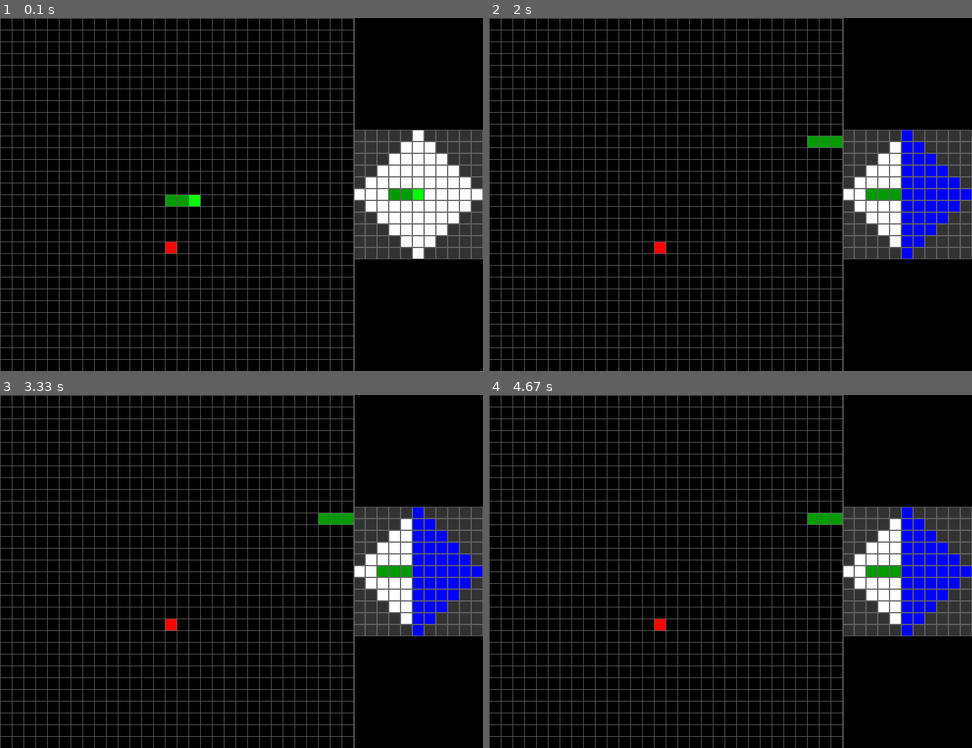
Above: before the commit, frames 1-4 (two rows, left to right).
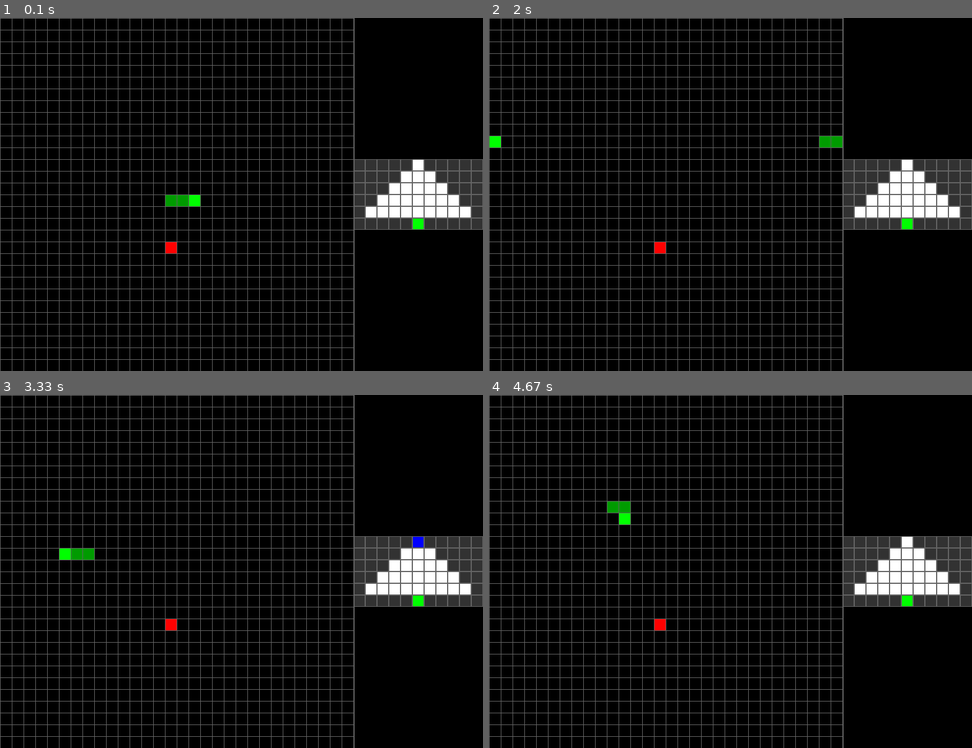
Above: after the commit, the same moments.

Repository: korolaab/RL-Snake-game-with-fog-of-war-mechanic
Game: pygame game, started from snake_fog.py
Two runs of this game, one before a commit and one after it. Both use one fixed random seed, a clock stepped at 60 frames per second and the inputs below.
Inputs:
- Up to frame 1 (0.1 s): no input
- Up to frame 2 (2 s): tap Enter at 0.33 s; hold Right 0.67-1.13 s; hold Up 1.17-1.63 s; hold Right from 1.67 s (still down)
- Up to frame 3 (3.33 s): release Right at 2.13 s; hold Left 2.17-2.7 s; hold Down 2.73-3.03 s; hold Left from 3.07 s (still down)
- Up to frame 4 (4.67 s): release Left at 3.47 s; hold Up 3.5-3.87 s; hold Right 3.9-4.53 s; hold Down from 4.57 s (still down)

The runs differ from the first frame. In frame 1, 7.0% of the frame differs, in the area x 73-100%, y 31-69%; in frame 2, 8.0%; in frame 3, 8.2%; in frame 4, 8.3%, in the area x 24-100%, y 30-69%.

Commit message:
FPV snake

Diff:
--- a/snake_fog.py
+++ b/snake_fog.py
@@ -2,121 +2,176 @@
 import random
 import sys
 
-# Настройки игры
+# --- Настройки игры ---
 CELL_SIZE = 20
 GRID_WIDTH = 30
 GRID_HEIGHT = 30
 GAME_WIDTH = GRID_WIDTH * CELL_SIZE   # 600 пикселей
-GAME_HEIGHT = GRID_HEIGHT * CELL_SIZE  # 600 пикселей
-
+GAME_HEIGHT = GRID_HEIGHT * CELL_SIZE   # 600 пикселей
 FPS = 10
 
-# Настройки видения змеи (манхэттенский радиус 5)
+# --- Настройки окна видения змеи ---
+# Зона видения задаётся по L1-радиусу 5 (т.е. рассматриваем все клетки (dx,dy) с |dx|+|dy| <= 5)
 VISION_RADIUS = 5
-VISION_GRID_SIZE = 2 * VISION_RADIUS + 1  # 11 клеток
-VISION_CELL_SIZE = 20  # размер клетки в окне видения
-VISION_WIDTH = VISION_GRID_SIZE * VISION_CELL_SIZE  # 220 пикселей
-VISION_HEIGHT = VISION_GRID_SIZE * VISION_CELL_SIZE  # 220 пикселей
-
-# Размеры общего окна (игровая область слева + окно видения справа)
-WINDOW_WIDTH = GAME_WIDTH + VISION_WIDTH  # 600 + 220 = 820 пикселей
-WINDOW_HEIGHT = GAME_HEIGHT  # 600 пикселей
-
-# Цвета (RGB)
+# Для отображения вида из головы мы создаём фиксированную сетку:
+VISION_DISPLAY_COLS = 11  # горизонтально: от -5 до +5 относительно оси "вперёд"
+VISION_DISPLAY_ROWS = 6   # вертикально: от -5 до 0 (только вперед); голова будет в позиции (5,5)
+VISION_CELL_SIZE = 20     # размер клетки видения (в пикселях)
+VISION_WIDTH = VISION_DISPLAY_COLS * VISION_CELL_SIZE   # 11*20 = 220 пикселей
+VISION_HEIGHT = VISION_DISPLAY_ROWS * VISION_CELL_SIZE    # 6*20 = 120 пикселей
+
+# --- Общие размеры окна ---
+WINDOW_WIDTH = GAME_WIDTH + VISION_WIDTH   # 600 + 220 = 820 пикселей
+WINDOW_HEIGHT = GAME_HEIGHT                # 600 пикселей
+
+# --- Цвета (RGB) ---
 WHITE     = (255, 255, 255)
 BLACK     = (0, 0, 0)
-GREEN     = (0, 255, 0)
-DARKGREEN = (0, 155, 0)
+GREEN     = (0, 255, 0)    # Голова змейки
+DARKGREEN = (0, 155, 0)    # Тело змейки
 RED       = (255, 0, 0)
-BLUE      = (0, 0, 255)      # Для отображения столкновения с границей
+BLUE      = (0, 0, 255)    # Граница поля
 GRAY      = (100, 100, 100)
 DARKGRAY  = (50, 50, 50)
 
 pygame.init()
 screen = pygame.display.set_mode((WINDOW_WIDTH, WINDOW_HEIGHT))
-pygame.display.set_caption("Snake + Вид змеи (граница = смерть)")
+pygame.display.set_caption("Snake + Вид из головы")
 clock = pygame.time.Clock()
 
+# --- Вспомогательная функция для генерации еды ---
 def random_food_position(snake):
     while True:
         pos = (random.randint(0, GRID_WIDTH - 1), random.randint(0, GRID_HEIGHT - 1))
         if pos not in snake:
             return pos
 
+# --- Отрисовка игровой области (левая часть окна) ---
 def draw_game_area(snake, food):
-    # Игровая область (левая часть окна)
+    # Заливаем фон игрового поля
     game_rect = pygame.Rect(0, 0, GAME_WIDTH, GAME_HEIGHT)
     pygame.draw.rect(screen, BLACK, game_rect)
 
-    # Отрисовка еды (если еда находится в пределах поля)
-    if 0 <= food[0] < GRID_WIDTH and 0 <= food[1] < GRID_HEIGHT:
-        food_rect = pygame.Rect(food[0] * CELL_SIZE, food[1] * CELL_SIZE, CELL_SIZE, CELL_SIZE)
-        pygame.draw.rect(screen, RED, food_rect)
-
-    # Отрисовка змейки
+    # Рисуем еду
+    food_rect = pygame.Rect(food[0] * CELL_SIZE, food[1] * CELL_SIZE, CELL_SIZE, CELL_SIZE)
+    pygame.draw.rect(screen, RED, food_rect)
+
+    # Рисуем змейку (голова выделена ярким зелёным цветом)
     for i, cell in enumerate(snake):
         x, y = cell
         rect = pygame.Rect(x * CELL_SIZE, y * CELL_SIZE, CELL_SIZE, CELL_SIZE)
         color = GREEN if i == 0 else DARKGREEN
         pygame.draw.rect(screen, color, rect)
 
-    # Рисуем сетку для удобства
+    # Рисуем сетку
     for x in range(0, GAME_WIDTH, CELL_SIZE):
         pygame.draw.line(screen, GRAY, (x, 0), (x, GAME_HEIGHT))
     for y in range(0, GAME_HEIGHT, CELL_SIZE):
         pygame.draw.line(screen, GRAY, (0, y), (GAME_WIDTH, y))
 
-def draw_vision_area(snake, food):
-    # Окно видения (правая часть окна)
-    vision_x_offset = GAME_WIDTH  # начало правой части
-    vision_y_offset = (GAME_HEIGHT - VISION_HEIGHT) // 2  # выравнивание по центру по вертикали
-
-    # Заполняем область видения базовым фоном (темно-серым)
-    vision_area_rect = pygame.Rect(vision_x_offset, vision_y_offset, VISION_WIDTH, VISION_HEIGHT)
-    pygame.draw.rect(screen, DARKGRAY, vision_area_rect)
-
-    # Получаем координаты головы змейки
+# --- Отрисовка окна видения змеи (правая часть окна) ---
+def draw_vision_area(snake, food, direction):
+    # Будем отображать только те клетки из множества { (dx,dy) : |dx|+|dy| <= 5 },
+    # которые находятся «впереди» головы. Чтобы показать вид из головы, выполняем поворот
+    # так, чтобы направление движения змейки оказалось направлено вверх.
+    #
+    # В итоговой (вращённой) системе координат:
+    #   – Голова (0,0) будет отображаться в фиксированной позиции: (5,5) в сетке 11×6.
+    #   – Видимыми считаются клетки, у которых r_y < 0 (т.е. они расположены впереди головы),
+    #     а сама голова (0,0) всегда видна.
+    #
+    # Определим функцию поворота (на 90° кратно) в зависимости от направления движения:
+    if direction == (0, -1):  # вверх – без поворота
+        def rotate(dx, dy):
+            return (dx, dy)
+    elif direction == (1, 0):  # вправо – повернуть на 90° по часовой стрелке: (dx,dy) -> (dy, -dx)
+        def rotate(dx, dy):
+            return (dy, -dx)
+    elif direction == (0, 1):  # вниз – повернуть на 180°: (dx,dy) -> (-dx, -dy)
+        def rotate(dx, dy):
+            return (-dx, -dy)
+    elif direction == (-1, 0):  # влево – повернуть на 90° против часовой стрелки: (dx,dy) -> (-dy, dx)
+        def rotate(dx, dy):
+            return (-dy, dx)
+    else:
+        def rotate(dx, dy):
+            return (dx, dy)
+
     head_x, head_y = snake[0]
-
-    # Отрисовываем сетку видения (11x11 клеток)
-    for i in range(VISION_GRID_SIZE):
-        for j in range(VISION_GRID_SIZE):
-            dx = i - VISION_RADIUS  # смещение относительно головы
-            dy = j - VISION_RADIUS
-            cell_rect = pygame.Rect(
-                vision_x_offset + i * VISION_CELL_SIZE,
-                vision_y_offset + j * VISION_CELL_SIZE,
-                VISION_CELL_SIZE,
-                VISION_CELL_SIZE
-            )
-            # Если клетка находится в пределах манхэттенского расстояния
-            if abs(dx) + abs(dy) <= VISION_RADIUS:
-                nx = head_x + dx
-                ny = head_y + dy
-                # Если клетка выходит за пределы игрового поля – окрашиваем в синий
-                if nx < 0 or nx >= GRID_WIDTH or ny < 0 or ny >= GRID_HEIGHT:
-                    color = BLUE
-                else:
-                    cell = (nx, ny)
-                    if cell == snake[0]:
-                        color = GREEN   # Голова змейки
-                    elif cell in snake:
-                        color = DARKGREEN  # Тело змейки
-                    elif cell == food:
-                        color = RED    # Еда
-                    else:
-                        color = WHITE  # Пустая клетка
+    # Будем сохранять для каждой отображаемой клетки её цвет в словаре по координатам сетки видения:
+    # координаты сетки видения: col от 0 до 10, row от 0 до 5 (где (5,5) – позиция головы).
+    visible_cells = {}
+
+    # Проходим по всем смещениям (dx, dy) в пределах манхэттенского радиуса 5
+    for dx in range(-VISION_RADIUS, VISION_RADIUS + 1):
+        for dy in range(-VISION_RADIUS, VISION_RADIUS + 1):
+            if abs(dx) + abs(dy) > VISION_RADIUS:
+                continue
+            # Для всех клеток, кроме самой головы, учитываем условие "видит только вперед"
+            if (dx, dy) != (0, 0):
+                # Условие по глобальному направлению (dot product > 0)
+                if (dx * direction[0] + dy * direction[1]) <= 0:
+                    continue
+            # Поворачиваем смещение в системе, где вперед – вверх
+            r_x, r_y = rotate(dx, dy)
+            # В системе взгляда клетки должны находиться впереди (r_y < 0), кроме головы
+            if (dx, dy) != (0, 0) and r_y >= 0:
+                continue
+            # Определяем позицию в сетке видения.
+            # Фиксируем, что голова (r = (0,0)) будет в клетке (5,5)
+            disp_col = 5 + r_x
+            disp_row = 5 + r_y
+            # Отображать будем только если попадаем в пределы заданной сетки (11 столбцов, 6 строк: row 0..5)
+            if not (0 <= disp_col < VISION_DISPLAY_COLS and 0 <= disp_row < VISION_DISPLAY_ROWS):
+                continue
+
+            # Глобальные координаты соответствующей клетки (учитывая обёртывание поля)
+            global_x = (head_x + dx) % GRID_WIDTH
+            global_y = (head_y + dy) % GRID_HEIGHT
+            cell = (global_x, global_y)
+
+            # Определяем цвет клетки:
+            if (dx, dy) == (0, 0):
+                color = GREEN  # голова
+            elif global_x == 0 or global_x == GRID_WIDTH - 1 or global_y == 0 or global_y == GRID_HEIGHT - 1:
+                color = BLUE   # граница поля
+            elif cell in snake:
+                color = DARKGREEN
+            elif cell == food:
+                color = RED
             else:
-                # За пределами видимости
-                color = DARKGRAY
-            pygame.draw.rect(screen, color, cell_rect)
+                color = WHITE
+
+            visible_cells[(disp_col, disp_row)] = color
+
+    # --- Отрисовка видовой области ---
+    # Выравниваем область видения по вертикали: правый блок начинается сразу после игровой области
+    vision_x_offset = GAME_WIDTH
+    # Центрируем область видения по высоте окна (высота области = VISION_DISPLAY_ROWS * VISION_CELL_SIZE)
+    vision_y_offset = (WINDOW_HEIGHT - (VISION_DISPLAY_ROWS * VISION_CELL_SIZE)) // 2
+
+    # Заливаем фон области видения (все клетки, по умолчанию, DARKGRAY)
+    vision_rect = pygame.Rect(vision_x_offset, vision_y_offset, VISION_DISPLAY_COLS * VISION_CELL_SIZE, VISION_DISPLAY_ROWS * VISION_CELL_SIZE)
+    pygame.draw.rect(screen, DARKGRAY, vision_rect)
+
+    # Проходим по каждой клетке фиксированной сетки видения и отрисовываем её
+    for col in range(VISION_DISPLAY_COLS):
+        for row in range(VISION_DISPLAY_ROWS):
+            cell_rect = pygame.Rect(vision_x_offset + col * VISION_CELL_SIZE,
+                                    vision_y_offset + row * VISION_CELL_SIZE,
+                                    VISION_CELL_SIZE, VISION_CELL_SIZE)
+            if (col, row) in visible_cells:
+                pygame.draw.rect(screen, visible_cells[(col, row)], cell_rect)
             pygame.draw.rect(screen, GRAY, cell_rect, 1)
 
+# --- Основной цикл игры ---
 def main():
-    # Начальное состояние змейки (длина 3)
-    snake = [(GRID_WIDTH // 2, GRID_HEIGHT // 2),
-             (GRID_WIDTH // 2 - 1, GRID_HEIGHT // 2),
-             (GRID_WIDTH // 2 - 2, GRID_HEIGHT // 2)]
+    # Начальное состояние змейки (начинаем с длины 3)
+    snake = [
+        (GRID_WIDTH // 2, GRID_HEIGHT // 2),
+        (GRID_WIDTH // 2 - 1, GRID_HEIGHT // 2),
+        (GRID_WIDTH // 2 - 2, GRID_HEIGHT // 2)
+    ]
     direction = (1, 0)  # стартовое направление – вправо
     food = random_food_position(snake)
     game_over = False
@@ -128,27 +183,22 @@
                 pygame.quit()
                 sys.exit()
             elif event.type == pygame.KEYDOWN:
-                # Игровое управление не работает после game_over
-                if not game_over:
-                    if event.key == pygame.K_UP and direction != (0, 1):
-                        direction = (0, -1)
-                    elif event.key == pygame.K_DOWN and direction != (0, -1):
-                        direction = (0, 1)
-                    elif event.key == pygame.K_LEFT and direction != (1, 0):
-                        direction = (-1, 0)
-                    elif event.key == pygame.K_RIGHT and direction != (-1, 0):
-                        direction = (1, 0)
+                # Изменение направления (змея не знает своего азимута, поэтому вид в правой части поворачивать не будем)
+                if event.key == pygame.K_UP and direction != (0, 1):
+                    direction = (0, -1)
+                elif event.key == pygame.K_DOWN and direction != (0, -1):
+                    direction = (0, 1)
+                elif event.key == pygame.K_LEFT and direction != (1, 0):
+                    direction = (-1, 0)
+                elif event.key == pygame.K_RIGHT and direction != (-1, 0):
+                    direction = (1, 0)
 
         if not game_over:
             head_x, head_y = snake[0]
             dx, dy = direction
-            new_head = (head_x + dx, head_y + dy)
-            # Проверка столкновения с границей
-            if new_head[0] < 0 or new_head[0] >= GRID_WIDTH or new_head[1] < 0 or new_head[1] >= GRID_HEIGHT:
-                snake.insert(0, new_head)
-                game_over = True
-            # Проверка столкновения с телом змейки
-            elif new_head in snake:
+            new_head = ((head_x + dx) % GRID_WIDTH, (head_y + dy) % GRID_HEIGHT)
+            # Если змея столкнулась с собой – конец игры
+            if new_head in snake:
                 game_over = True
             else:
                 snake.insert(0, new_head)
@@ -157,12 +207,12 @@
                 else:
                     snake.pop()
 
-        # Отрисовка левой части – игровая область
+        # Отрисовка игровой области (левая часть)
         draw_game_area(snake, food)
-        # Отрисовка правой части – окно видения змеи
-        draw_vision_area(snake, food)
-
-        # Разделительная вертикальная линия между областями
+        # Отрисовка вида из головы змеи (правая часть) – с поворотом, чтобы вперед всегда было сверху
+        draw_vision_area(snake, food, direction)
+
+        # Рисуем вертикальную разделительную линию между областями
         pygame.draw.line(screen, GRAY, (GAME_WIDTH, 0), (GAME_WIDTH, WINDOW_HEIGHT), 2)
 
         pygame.display.flip()
